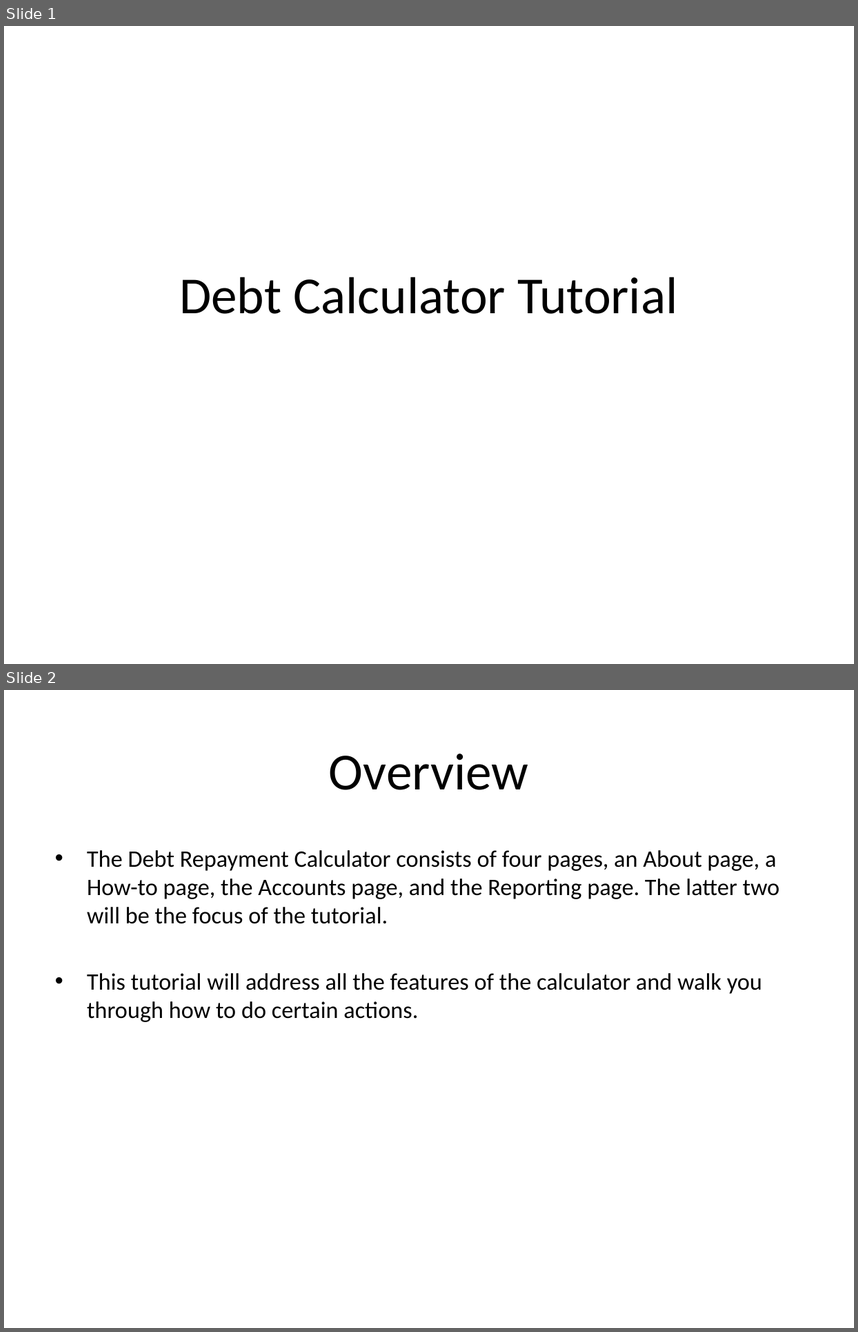
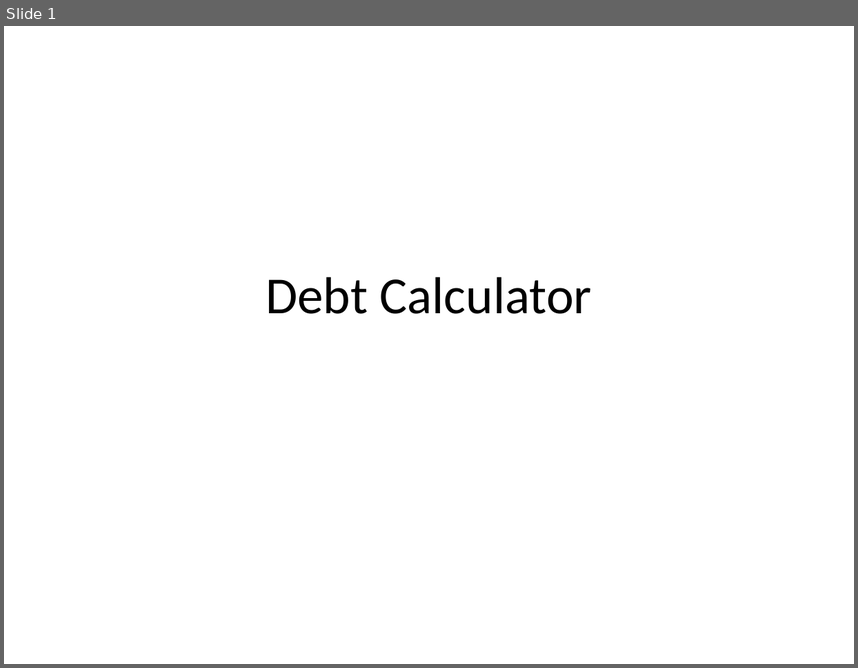
Before and after one commit to josephdangelo/UMUC-debt-payment, a slide deck: dist/howtouse/Instructions.pptx. Shown one above the other, each under a label of ours: slides 1 and 2 before the commit, slide 1 after it. The pictures are 858x1332 and 858x668 pixels, drawn with LibreOffice and Linux fonts; fonts in the diff are those of the drawing. Boxes give left, top, right and bottom in pixels: in the first picture for what was removed or moved away, otherwise in the second. Text is boxed around its words. In the diff, an @@ line names an element or a change of style, - is before the commit and + after.

```diff
--- a/dist/howtouse/Instructions.pptx
+++ b/dist/howtouse/Instructions.pptx
@@ slide 2 removed at (4, 690, 854, 1328), background #FFFFFF @@
@@ title removed at (329, 753, 529, 790) @@
-Overview
@@ text removed at (87, 850, 780, 1022) @@
-• The Debt Repayment Calculator consists of four pages, an About page, a How-to page, the Accounts page, and the Reporting page. The latter two will be the focus of the tutorial.
-• This tutorial will address all the features of the calculator and walk you through how to do certain actions.
@@ slide 1 changed as well @@
@@ title at (266, 276, 592, 314): text changed @@
-Debt Calculator Tutorial
+Debt Calculator
```
Also in this commit, not shown: 1 other slide changed, 2 slides added, 5 other slides removed, 2 other files.
